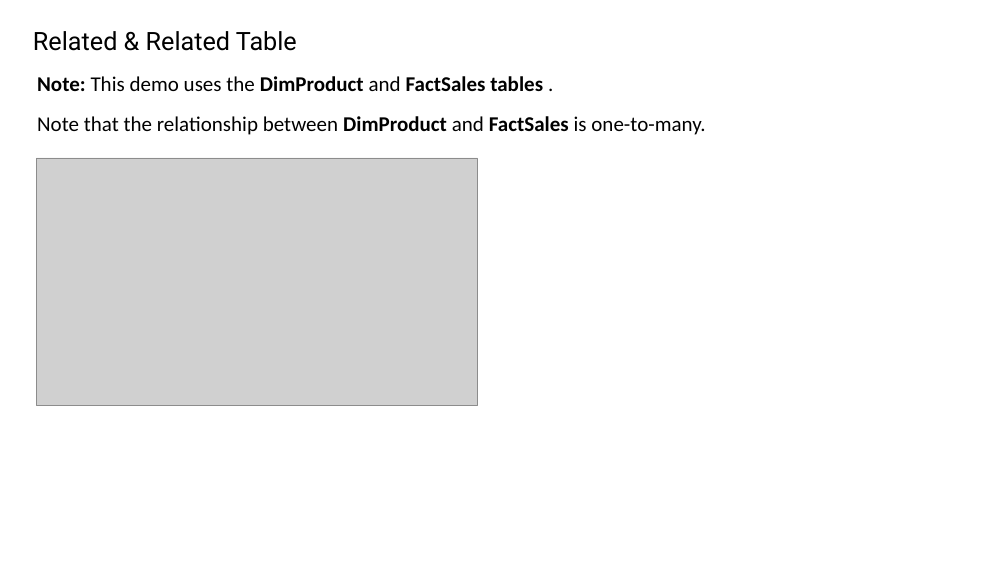
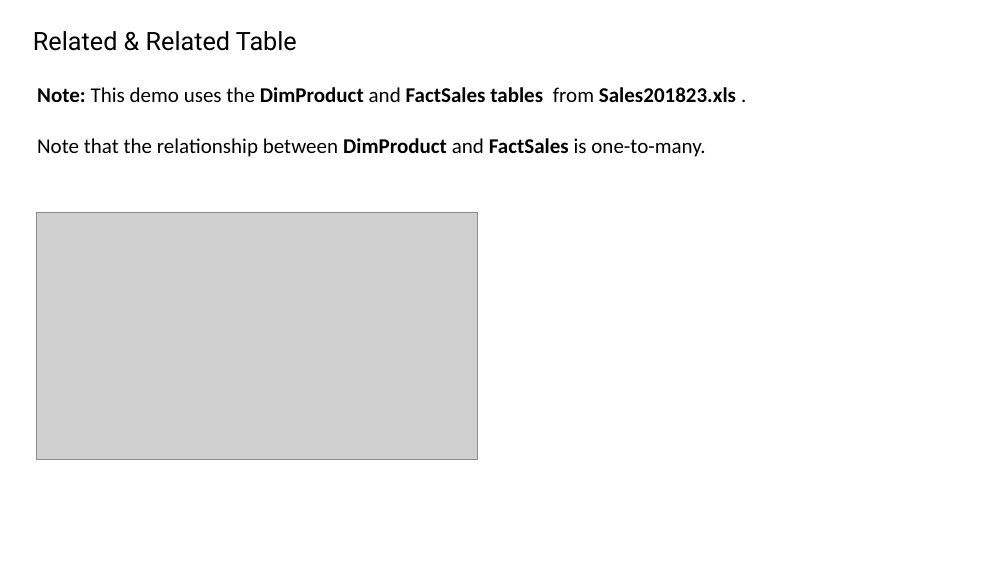
Before and after one commit to bejaouibechir/PowerBI, a slide deck: slide 2 of English/5.DAX/1.Related and Related Table.pptx. Drawn at 1008x567 pixels with LibreOffice and Linux fonts; fonts in the diff are those of the drawing; grey boxes stand for pictures. Boxes give left, top, right and bottom in pixels: in the first picture for what was removed or moved away, otherwise in the second. Text is boxed around its words. In the diff, an @@ line names an element or a change of style, - is before the commit and + after.

```diff
--- a/English/5.DAX/1.Related and Related Table.pptx
+++ b/English/5.DAX/1.Related and Related Table.pptx
@@ text at [37,87,736,102]: text changed @@
-Note: This demo uses the DimProduct and FactSales tables .
+Note: This demo uses the DimProduct and FactSales tables from Sales201823.xls .
@@ text "Note that the relationship between ...": place and size @@
-text "Note that the relationship between ..." at [37,116,705,135]
+text "Note that the relationship between ..." at [37,138,705,157]
@@ picture: place and size @@
-picture at [36,158,477,405]
+picture at [36,212,477,459]
```
Also in this commit, not shown: 2 other slides changed, 9 other files.
